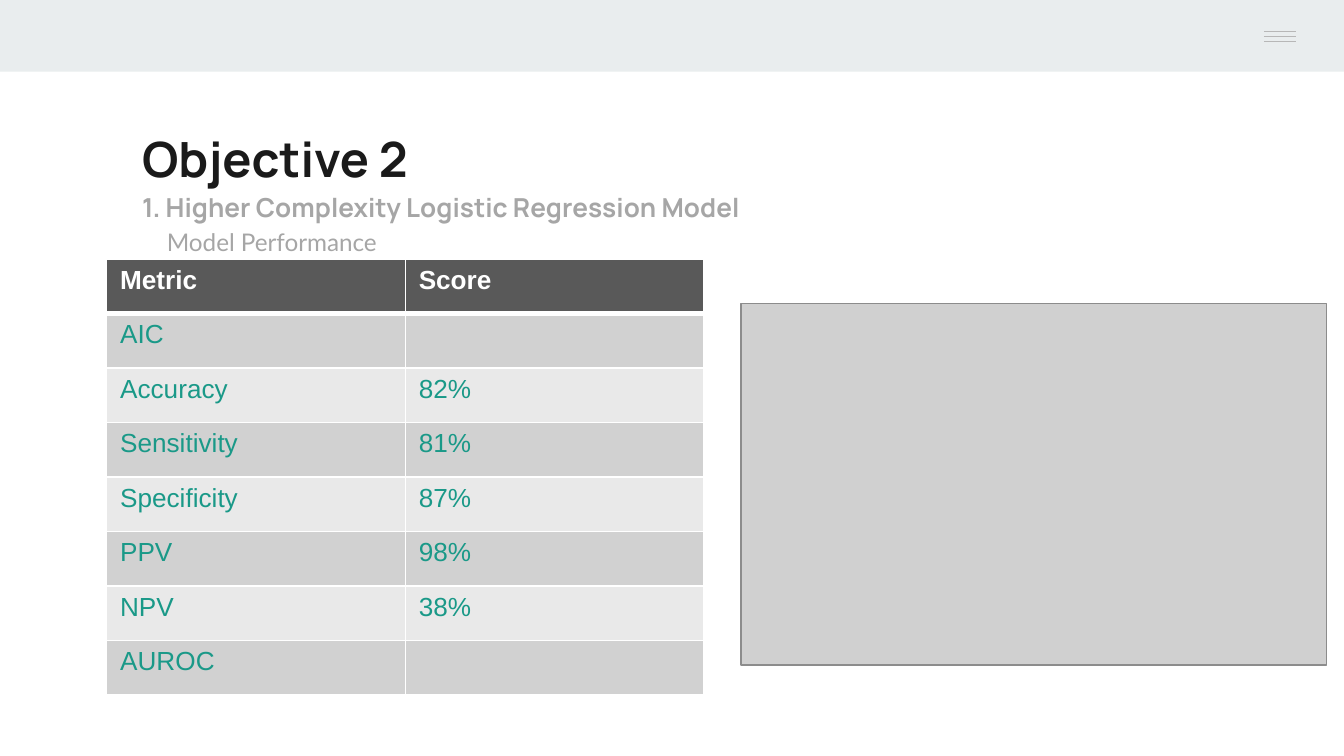
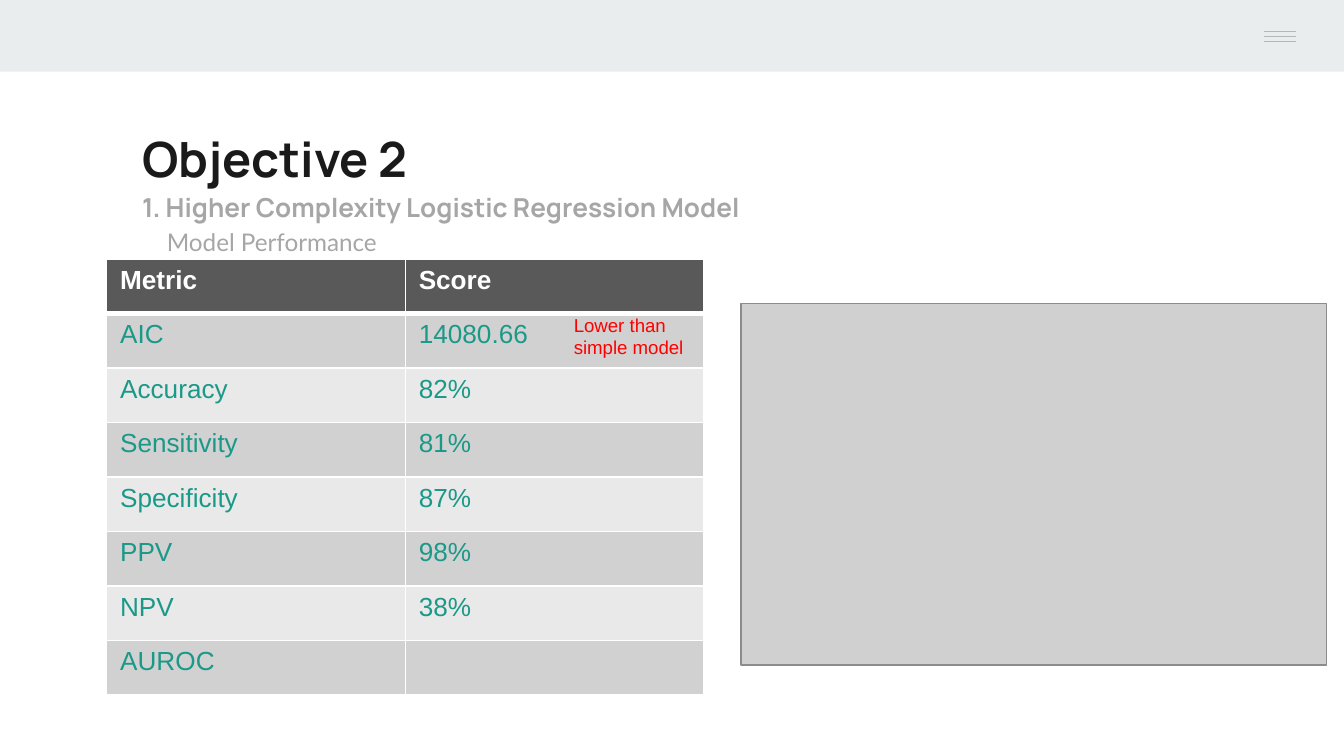
Before and after one commit to Mr-Chang95/Bank-Marketing-Analysis-Logistic-Regression, a slide deck: slide 25 of Project2_Chang_Craus_Yule.pptx (slide 23 before the commit). Drawn at 1344x756 pixels with LibreOffice and Linux fonts; fonts in the diff are those of the drawing; grey boxes stand for pictures. Boxes give left, top, right and bottom in pixels: in the first picture for what was removed or moved away, otherwise in the second. Text is boxed around its words. In the diff, an @@ line names an element or a change of style, - is before the commit and + after.

Commit message:
Update ppt

```diff
--- a/Project2_Chang_Craus_Yule.pptx
+++ b/Project2_Chang_Craus_Yule.pptx
@@ table at [106,259,703,695] @@
-row 2, column 2: 
+row 2, column 2: 14080.66
@@ text added at [574,318,684,358], 10 pt, text #FF0000 @@
+Lower than simple model
```
Also in this commit, not shown: 2 slides added.
